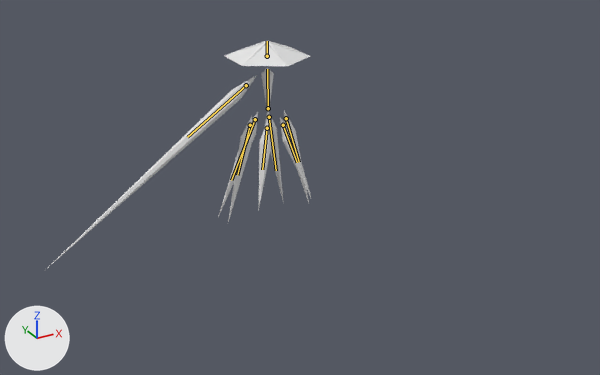
Renders of the Blender file Enemies/ClarityDressShards.blend from each side of a commit.
Rendered twice from a 50 mm lens placed at (-57.4, -115.1, 46.9), pointed at (-6.1, -21.8, 0.2). The lights are fixed; the arrows at lower left show +X, +Y and +Z. The first picture is the older version. The bones that bend it are drawn over the model as lines.

Names of what the first picture shows: 'Arm', 'BackLeft', 'BackRight', 'Center', 'FrontLeft', 'FrontRight', 'Hat', 'MiddleLeft', 'MiddleRight'.
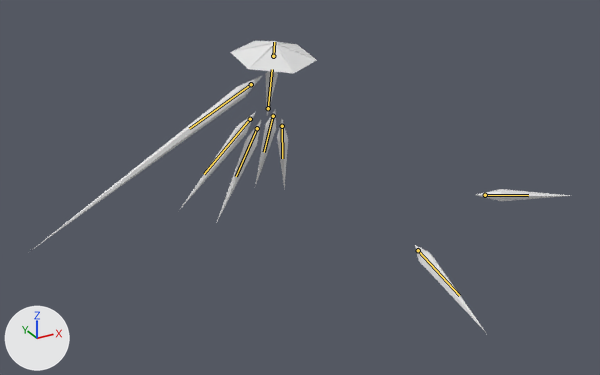
The newer file adds an action. The first version stands in its rest pose; the second is drawn at frame 240 of the action 'DoubleShardSequence1'.

Location of each change, (x1, y1, x2, y2) in pixels of the pictures (600 x 375 px):
'Arm', posed (14% wider, 7% shorter)
    before: (51, 75, 257, 265)
    after: (28, 76, 262, 253)
'Hat', posed (31% taller)
    before: (225, 41, 310, 66)
    after: (230, 40, 317, 73)
'BackLeft', posed
    before: (265, 113, 284, 204)
    after: (415, 245, 485, 331)
'FrontRight', posed
    before: (258, 120, 272, 211)
    after: (477, 189, 570, 201)
'BackRight', posed (85% wider, 8% shorter)
    before: (218, 112, 258, 217)
    after: (180, 113, 255, 209)
'MiddleRight', posed (73% wider)
    before: (228, 116, 253, 222)
    after: (217, 120, 261, 221)
'FrontLeft', posed (64% narrower, 17% shorter)
    before: (280, 117, 312, 199)
    after: (277, 120, 288, 188)
'MiddleLeft', posed (15% narrower, 16% shorter)
    before: (284, 111, 309, 203)
    after: (255, 110, 276, 187)
'Center', posed
    before: (261, 68, 274, 115)
    after: (265, 71, 278, 116)
bone 'Center', root to tip
    before: (268, 108) to (267, 69)
    after: (268, 108) to (272, 69)
bone 'Hat', root to tip
    before: (267, 56) to (267, 41)
    after: (273, 56) to (274, 42)
bone 'Arm', root to tip
    before: (246, 85) to (187, 137)
    after: (251, 84) to (189, 128)
bone 'Middle.L', root to tip
    before: (286, 118) to (299, 162)
    after: (273, 116) to (264, 152)
bone 'Front.L', root to tip
    before: (283, 125) to (297, 162)
    after: (282, 126) to (282, 158)
bone 'Back.L', root to tip
    before: (269, 117) to (276, 170)
    after: (418, 250) to (459, 295)
bone 'Middle.R', root to tip
    before: (250, 125) to (237, 175)
    after: (257, 128) to (236, 176)
bone 'Front.R', root to tip
    before: (267, 128) to (262, 169)
    after: (485, 195) to (528, 195)
bone 'Back.R', root to tip
    before: (255, 119) to (231, 180)
    after: (250, 119) to (204, 174)

What the commit changed:
Bone 'Center' (bone_center) turns from (0, 0, 0) to (3, 9, -6) degrees about its own x, y and z.
Bone 'Hat' (bone_hat) turns from (0, 0, 0) to (5, -10, 6) degrees about its own x, y and z.
Bone 'Arm' (bone_arm) turns from (0, 0, 0) to (0, 0, -4) degrees about its own x, y and z.
Bone 'Middle.L' (bone_middle_l) moves from (0.0, 0.0, 0.0) to (1.23, -0.38, -2.07).
Bone 'Middle.L' (bone_middle_l) turns from (0, 0, 0) to (-31, -33, 2) degrees about its own x, y and z.
Bone 'Front.L' (bone_front_l) moves from (0.0, 0.0, 0.0) to (-0.38, 0.53, -1.78).
Bone 'Front.L' (bone_front_l) turns from (0, 0, 0) to (-33, -32, 11) degrees about its own x, y and z.
Bone 'Back.L' (bone_back_l) moves from (0.0, 0.0, 0.0) to (0.66, -4.81, 40.43).
Bone 'Back.L' (bone_back_l) turns from (0, 0, 0) to (81, -23, 144) degrees about its own x, y and z.
Bone 'Middle.R' (bone_middle_r) moves from (0.0, 0.0, 0.0) to (-0.23, -0.11, 2.14).
Bone 'Middle.R' (bone_middle_r) turns from (0, 0, 0) to (-5, -44, -5) degrees about its own x, y and z.
Bone 'Front.R' (bone_front_r) moves from (0.0, 0.0, 0.0) to (-26.77, 6.73, 22.74).
Bone 'Front.R' (bone_front_r) turns from (0, 0, 0) to (147, -1, -83) degrees about its own x, y and z.
Bone 'Back.R' (bone_back_r) moves from (0.0, 0.0, 0.0) to (1.7, -0.77, 1.33).
Bone 'Back.R' (bone_back_r) turns from (0, 0, 0) to (-2, -40, -19) degrees about its own x, y and z.
